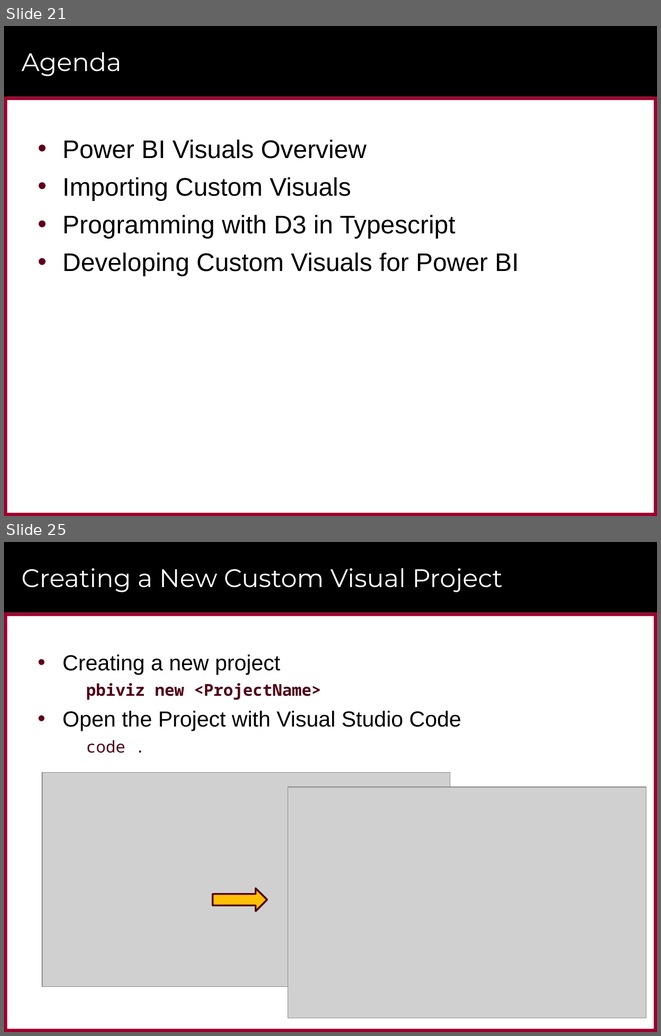
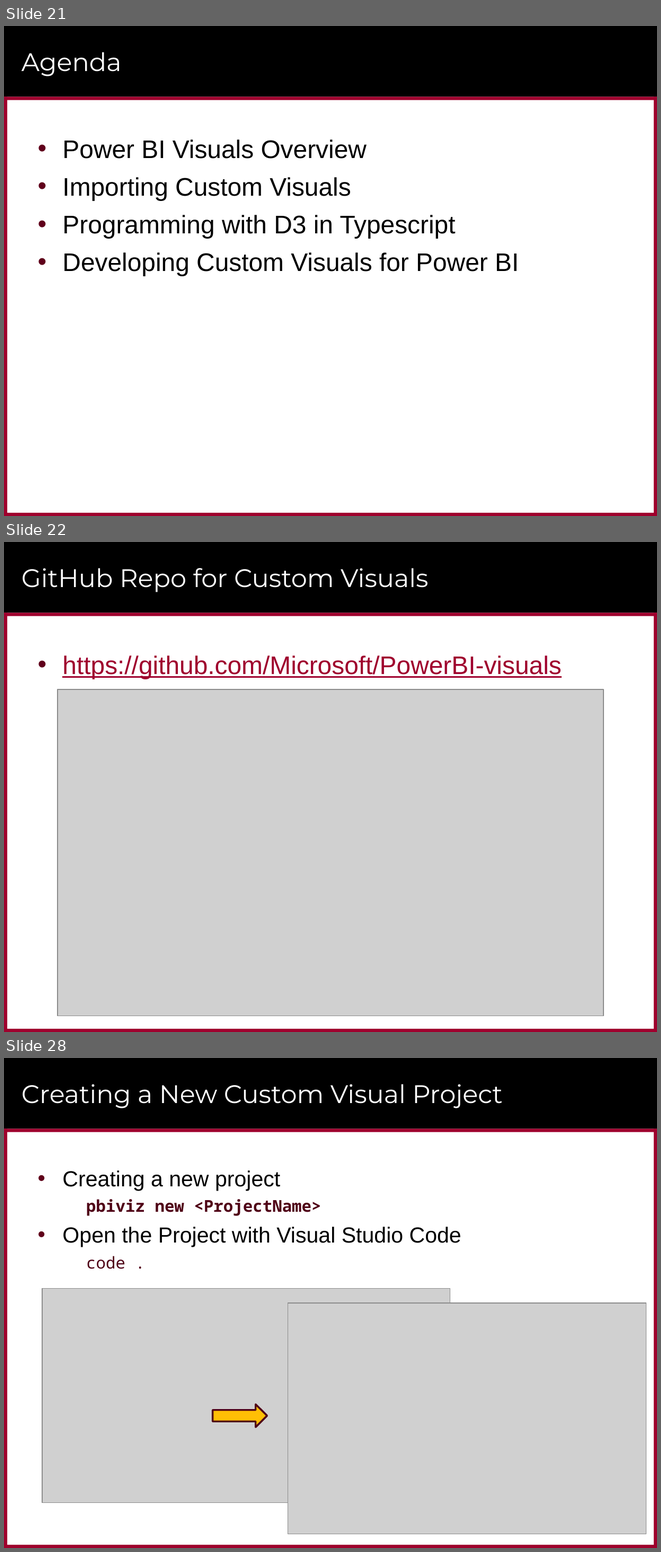
Before and after one commit to CriticalPathTraining/CustomVisualsForPowerBI, a slide deck: CustomVisualsForPowerBI.pptx. Shown one above the other, each under a label of ours: slides 21 and 25 before the commit, slides 21, 22 and 28 after it; the slides between them are not shown. The pictures are 661x1036 and 661x1552 pixels, drawn with LibreOffice and Linux fonts; fonts in the diff are those of the drawing; grey boxes stand for pictures; background and template pictures are left out. Boxes give left, top, right and bottom in pixels: in the first picture for what was removed or moved away, otherwise in the second. Text is boxed around its words. In the diff, an @@ line names an element or a change of style, - is before the commit and + after.

```diff
--- a/CustomVisualsForPowerBI.pptx
+++ b/CustomVisualsForPowerBI.pptx
@@ slide 22 added at (x1=4, y1=542, x2=657, y2=1032), background #FFFFFF; not listed: 6 template elements that a slide beside it also shows @@
@@ title added at (x1=21, y1=568, x2=428, y2=592), 28 pt, text #FFFFFF @@
+GitHub Repo for Custom Visuals
@@ text added at (x1=62, y1=655, x2=561, y2=679), 28 pt, text #9F002D, underline @@
+• https://github.com/Microsoft/PowerBI-visuals
@@ picture added at (x1=58, y1=689, x2=603, y2=1015) @@
@@ what was slide 25 is now slide 28 @@
```
Also in this commit, not shown: 7 slides changed, 2 other slides added.
